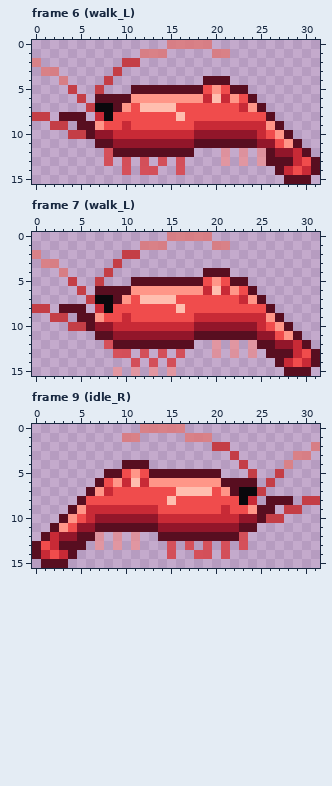
A pixel-art file gets an edit: assets/creatures/freshwater/planted_freshwater/pf_cherry_shrimp.aseprite. The picture above is the old version.
32x16 pixels, 16 frames. Colours within 5 levels of each other are drawn and written as one. Shown: frame 6 (walk_L), frame 7 (walk_L), frame 9 (idle_R). The commit also changed other frames, which this record leaves out.
After:
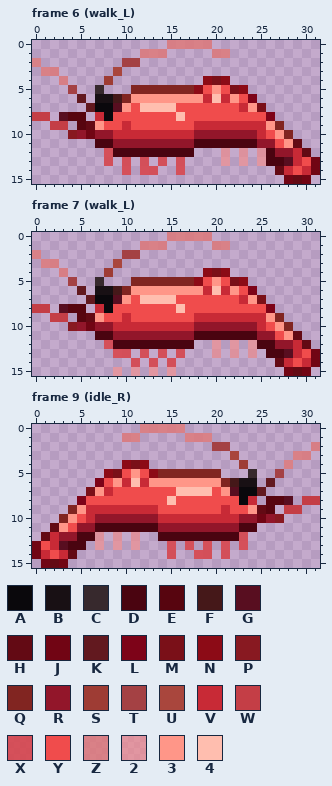
Palette (. is transparent): A #0a080c  B #181014  C #37292d  D #4a0410  E #57050f  F #451819  G #580e20  H #630a14  J #710514  K #62191f  L #7d0318  M #7a1018  N #8c0b16  P #881921  Q #812521  R #92162a  S #9e3c34  T #a44144  U #a9463d  V #c82a36  W #c43e46  X #d64850eb  Y #f04c4c  Z #de7878d2  2 #f08c8caa  3 #ff9688  4 #ffbeaf
Diff:
--- frame 6 (walk_L)
@@ x 0..31 @@
  1 ............ZZZ.....ZZ..........
- 2 Z.........WW....................
- 3 .ZZ......W......................
- 4 ...Z....W..........GGG..........
- 5 ....W..W...GGGGGGGGY3YGG........
- 6 .....W.GGGG33333333V4V3YG.......
- 7 ......WAAG3Y4444YYYYYYYV3G......
- 8 WW.GGG.VAYYYYYYY4YYYYYYYYYG.....
- 9 ..WW.GG3YYVYYYYYYYVVVVVVVV3G....
-10 ....WWGRRVVVVVVVVVRRRRRRRVY3G...
-11 .......GGRRRRRRRRRGGGGGGGRRY3G..
-12 ........XGGGGGGGGG...2.2.2GRRVG.
-13 ........X.X.X.X.X....2.2.2GGGVYG
-14 ..........X.XX..X..........GVYVG
-15 ............................GGG.
+ 2 Z.........TT....................
+ 3 .ZZ......U......................
+ 4 ...Z....S..........NMN..........
+ 5 ....T..C...QQQQQQQNY3YMN........
+ 6 .....K.BBFQ33333333V4V3YL.......
+ 7 ......KAAG3Y4444YYYYYYYV3M......
+ 8 WW.GEE.VAYYYYYYY4YYYYYYYYYL.....
+ 9 ..WW.EH3YYVYYYYYYYVVVVVVVV3Q....
+10 ....PRJRRVVVVVVVVVRRRRRRRVY3Q...
+11 .......DDRRRRRRRRRDDDDDDDRRY3H..
+12 ........XDDDDDDDDD...2.2.2DRRVH.
+13 ........X.X.X.X.X....2.2.2DDGVYJ
+14 ..........X.XX..X..........HVYVJ
+15 ............................JHJ.
--- frame 7 (walk_L)
@@ x 0..31 @@
  1 ............ZZZ.....ZZ..........
- 2 Z.........WW....................
- 3 .ZZ......W......................
- 4 ...Z....W..........GGG..........
- 5 ....W..W...GGGGGGGGY3YGG........
- 6 .....W.GGGG33333333V4V3YG.......
- 7 ......WAAG3Y4444YYYYYYYV3G......
- 8 WW.GGG.VAYYYYYYY4YYYYYYYYYG.....
- 9 ..WW.GG3YYVYYYYYYYVVVVVVVV3G....
-10 ....WWGRRVVVVVVVVVRRRRRRRVY3G...
-11 .......GGRRRRRRRRRGGGGGGGRRY3G..
-12 ........XGGGGGGGGG..2.2.2GGRRVG.
-13 .........XX.X.X.X...2.2.2.GGGVYG
-14 ...........X.X.X...........GVYVG
-15 .........2.2.2.2............GGG.
+ 2 Z.........TT....................
+ 3 .ZZ......U......................
+ 4 ...Z....S..........NMN..........
+ 5 ....T..C...QQQQQQQNY3YMN........
+ 6 .....K.BBFQ33333333V4V3YL.......
+ 7 ......KAAG3Y4444YYYYYYYV3M......
+ 8 WW.GEE.VAYYYYYYY4YYYYYYYYYL.....
+ 9 ..WW.EH3YYVYYYYYYYVVVVVVVV3Q....
+10 ....PRJRRVVVVVVVVVRRRRRRRVY3Q...
+11 .......DDRRRRRRRRRDDDDDDDRRY3H..
+12 ........XDDDDDDDDD..2.2.2DDRRVH.
+13 .........XX.X.X.X...2.2.2.DDGVYJ
+14 ...........X.X.X...........HVYVJ
+15 .........2.2.2.2............JHJ.
--- frame 9 (idle_R)
@@ x 0..31 @@
  1 ..........ZZ.....ZZZ............
- 2 ....................WW.........Z
- 3 ......................W......ZZ.
- 4 ..........GGG..........W....Z...
- 5 ........GGY3YGGGGGGGG...W..W....
- 6 .......GY3V4V33333333GGGG.W.....
- 7 ......G3VYYYYYYY4444Y3GAAW......
- 8 .....GYYYYYYYYY4YYYYYYYAV.GGG.WW
- 9 ....G3VVVVVVVVYYYYYYYVYY3GG.WW..
-10 ...G3YVRRRRRRRVVVVVVVVVRRGWW....
-11 ..G3YRRGGGGGGGRRRRRRRRRGG.......
-12 .GVRRGG2.2.2..GGGGGGGGGX........
-13 GYVGGG.2.2.2...X.X.X.X.X........
-14 GVYVG..........X..XX.X..........
-15 .GGG............................
+ 2 ....................TT.........Z
+ 3 ......................U......ZZ.
+ 4 ..........NMN..........S....Z...
+ 5 ........NMY3YNQQQQQQQ...C..T....
+ 6 .......LY3V4V33333333QFBB.K.....
+ 7 ......M3VYYYYYYY4444Y3GAAK......
+ 8 .....LYYYYYYYYY4YYYYYYYAV.EEG.WW
+ 9 ....Q3VVVVVVVVYYYYYYYVYY3HE.WW..
+10 ...Q3YVRRRRRRRVVVVVVVVVRRJRP....
+11 ..H3YRRDDDDDDDRRRRRRRRRDD.......
+12 .HVRRDD2.2.2..DDDDDDDDDX........
+13 JYVGDD.2.2.2...X.X.X.X.X........
+14 JVYVH..........X..XX.X..........
+15 .JHJ............................
